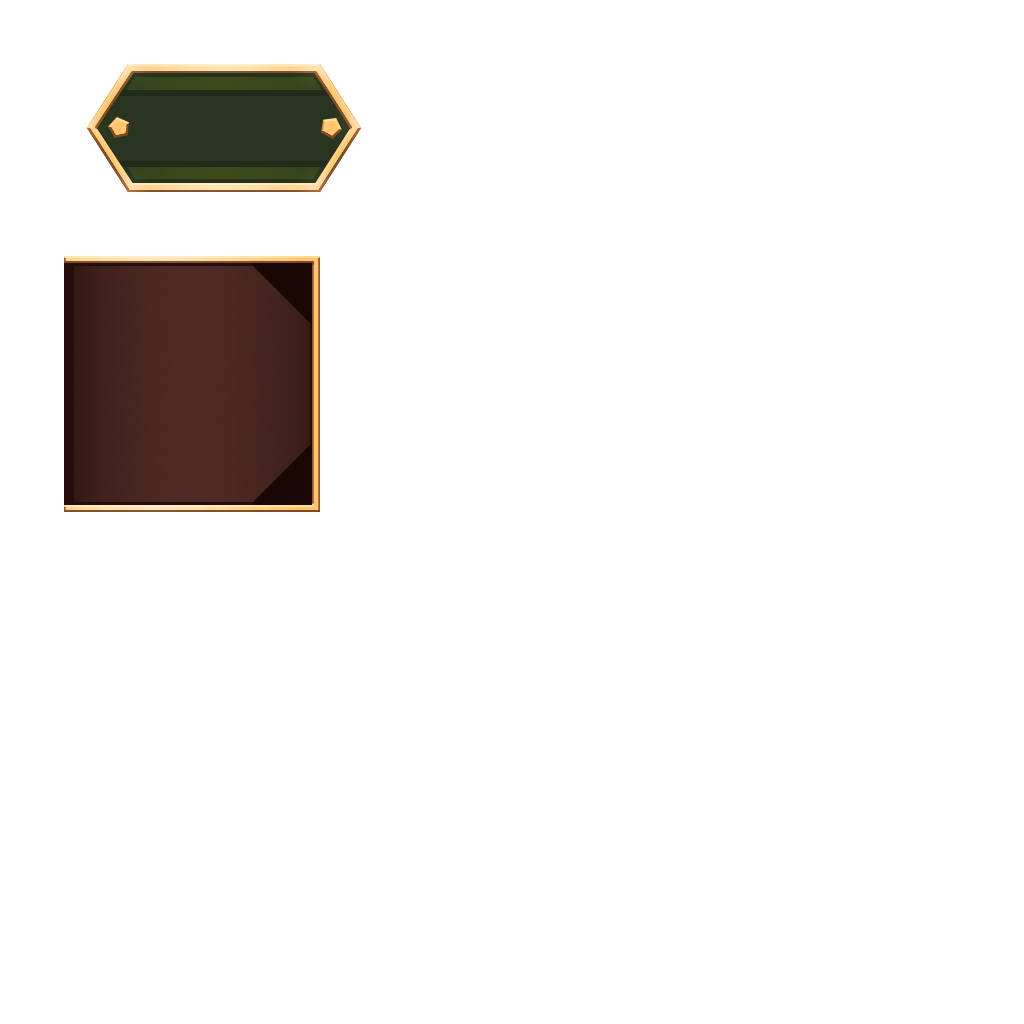
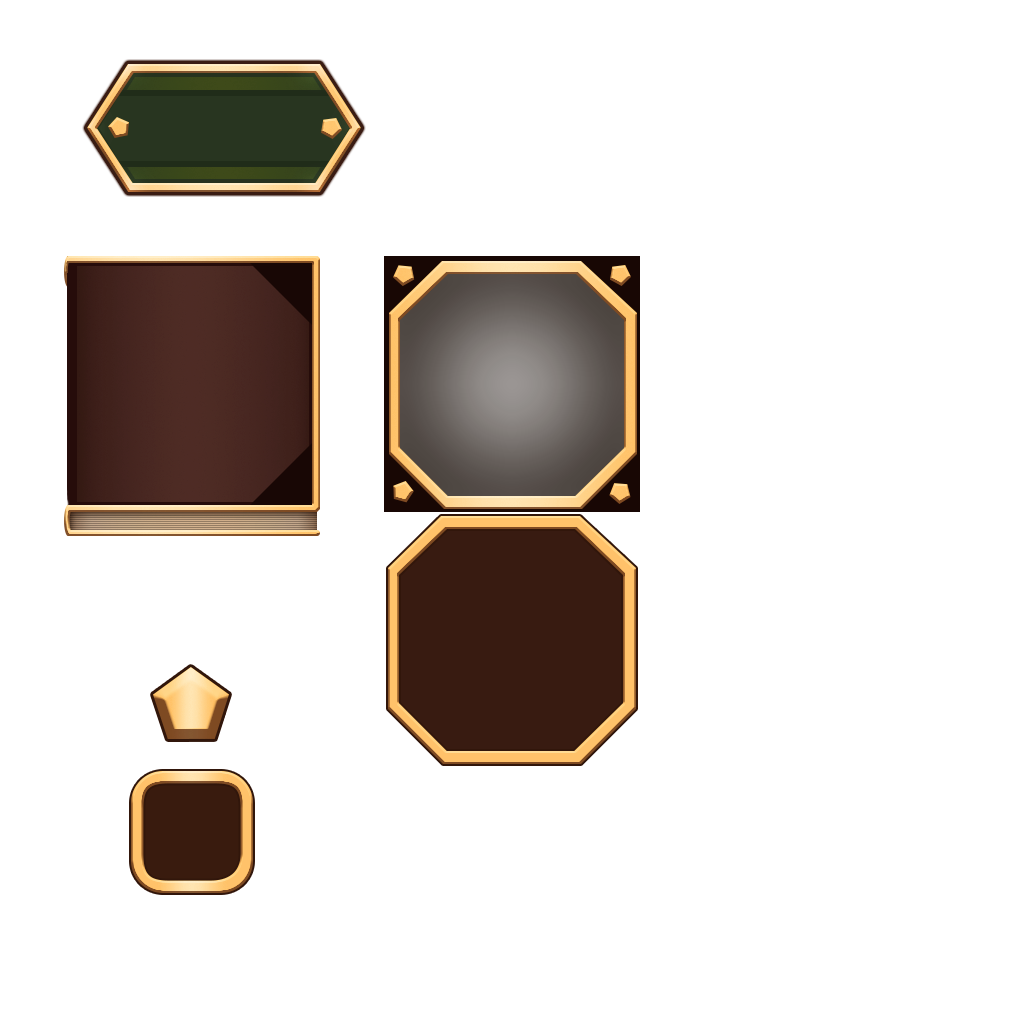
Layered file, before and after one edit (1024px x 1024px). Changes by layer:
painted on "Color Fill 2" over bbox(82, 59, 366, 197)
